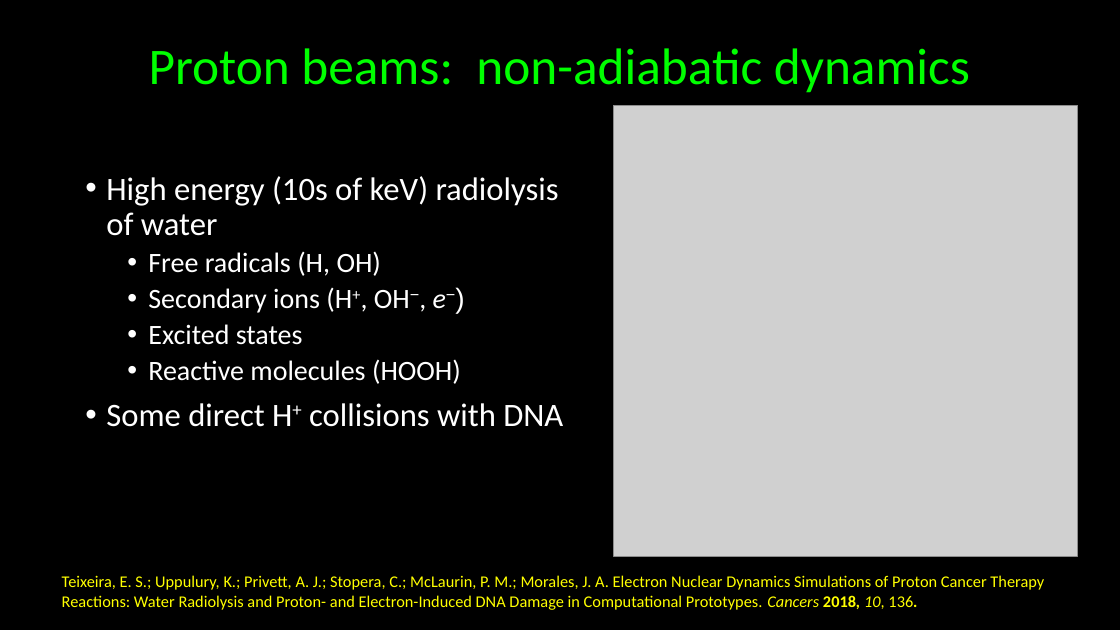
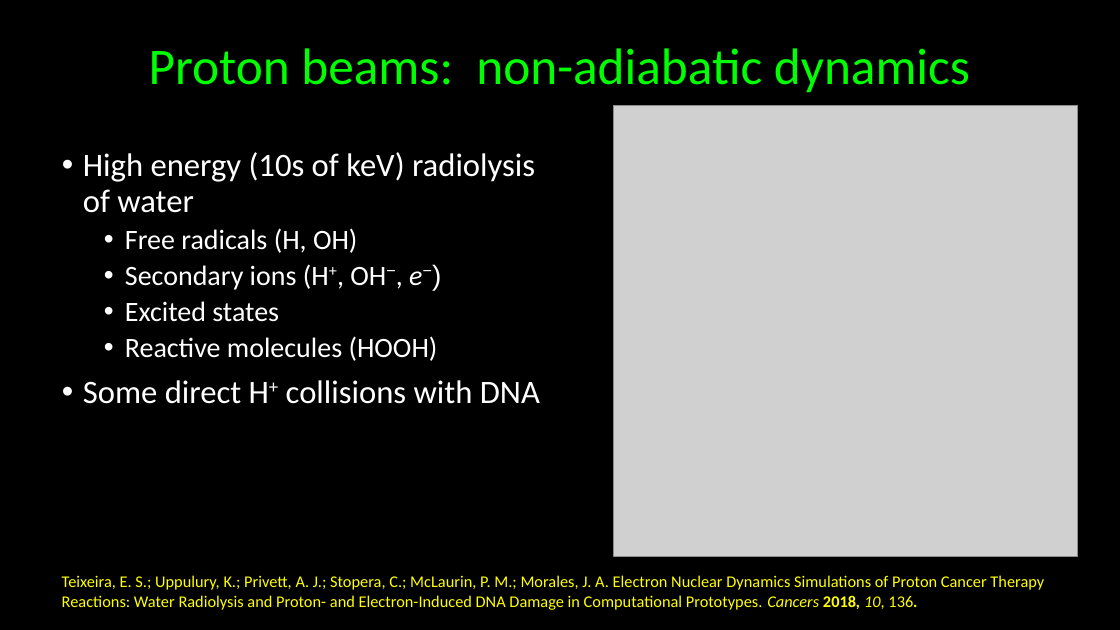
Before and after one commit to kkinist/ACS_Boston_2018, a slide deck: slide 8 of ACS_Boston_2018_Irikura.pptx. Drawn at 1120x630 pixels with LibreOffice and Linux fonts; fonts in the diff are those of the drawing; grey boxes stand for pictures. Boxes give left, top, right and bottom in pixels: in the first picture for what was removed or moved away, otherwise in the second. Text is boxed around its words. In the diff, an @@ line names an element or a change of style, - is before the commit and + after.

```diff
--- a/ACS_Boston_2018_Irikura.pptx
+++ b/ACS_Boston_2018_Irikura.pptx
@@ text "High energy (10s of keV) ...": place and size @@
-text "High energy (10s of keV) ..." at bbox=[106, 176, 563, 427]
+text "High energy (10s of keV) ..." at bbox=[83, 152, 540, 404]
```
Also in this commit, not shown: 9 other slides changed, 1 other file.
